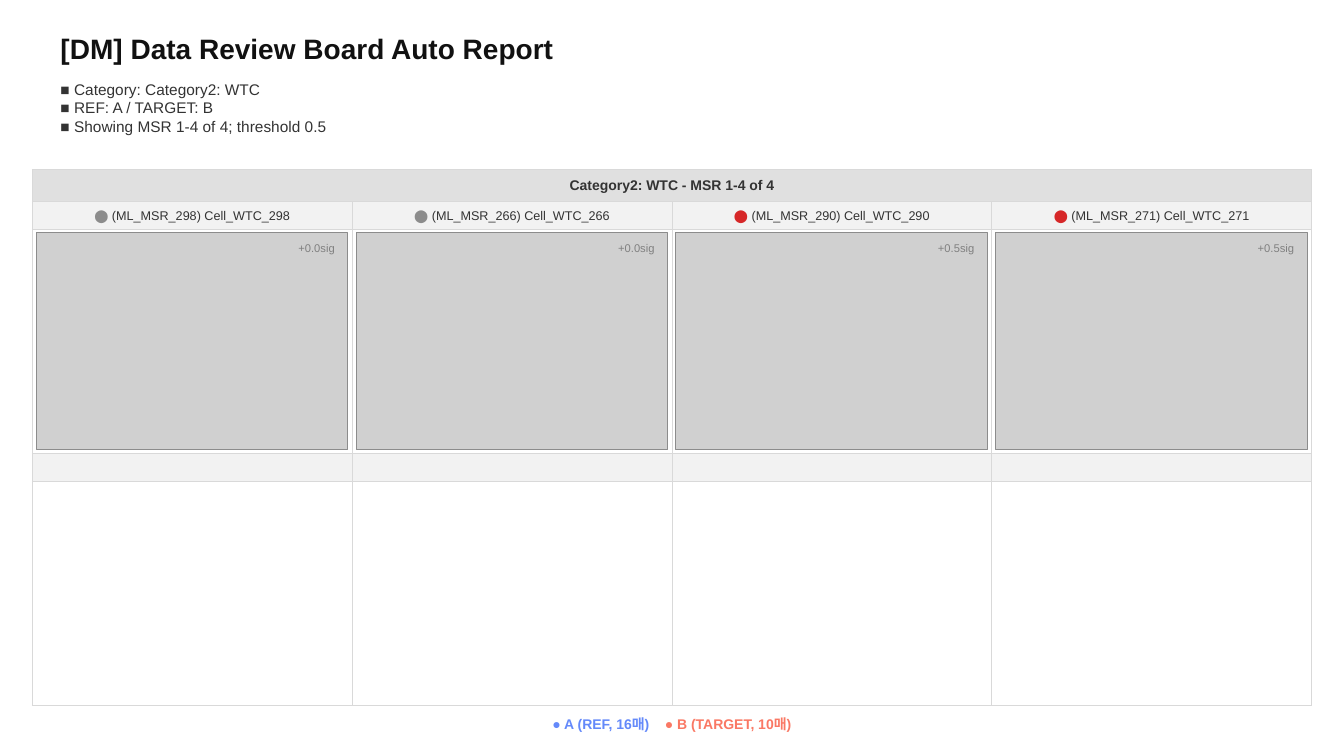
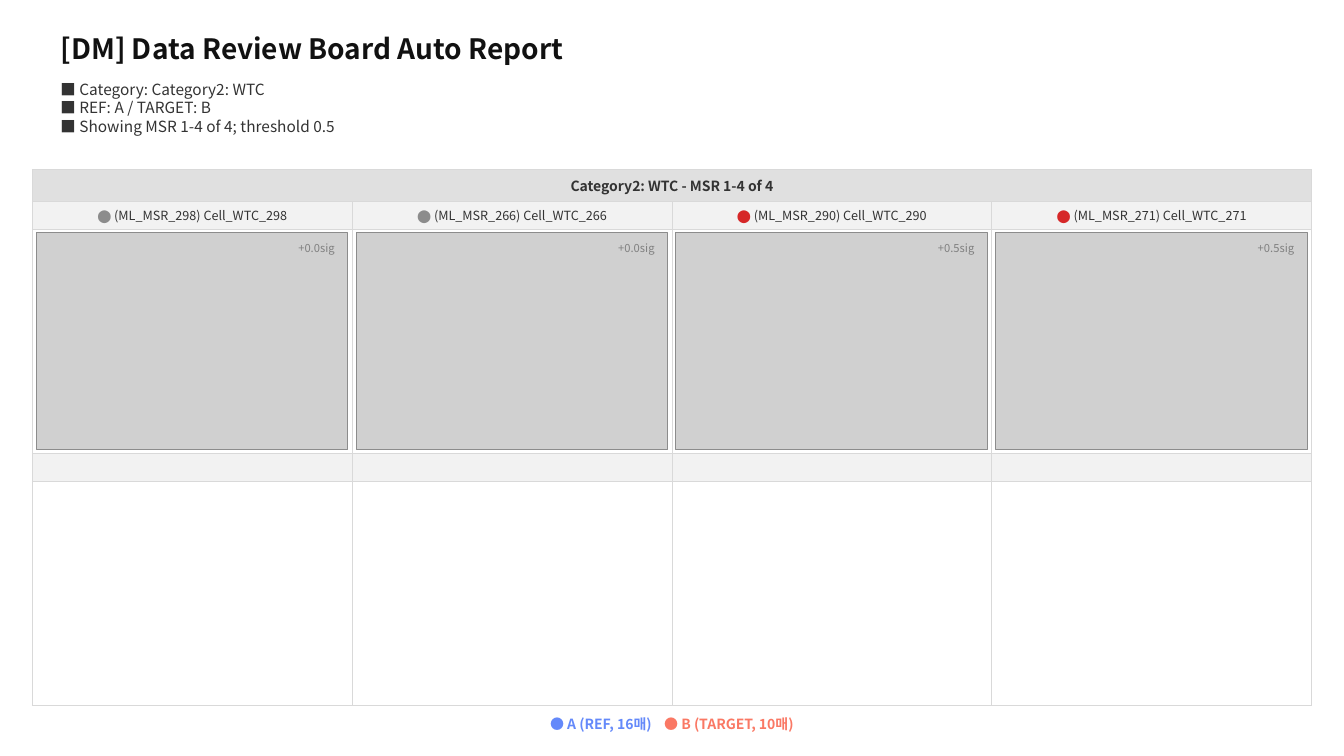
Before and after one commit to parktj4264/DRB-Code, a slide deck: slide 6 of output/sigma_summary_latest.pptx. Drawn at 1344x756 pixels with LibreOffice and Linux fonts; fonts in the diff are those of the drawing; grey boxes stand for pictures. Boxes give left, top, right and bottom in pixels: in the first picture for what was removed or moved away, otherwise in the second. Text is boxed around its words. In the diff, an @@ line names an element or a change of style, - is before the commit and + after.

```diff
--- a/output/sigma_summary_latest.pptx
+++ b/output/sigma_summary_latest.pptx
@@ table at [32, 169, 1311, 706] @@
@@ font Arial to Noto Sans CJK KR @@
@@ font Arial to Noto Sans CJK KR in 11 elements at [60, 36, 564, 65], [79, 83, 334, 136], [114, 210, 288, 223], [298, 244, 334, 255], [434, 210, 607, 223], [618, 243, 654, 255], [754, 210, 927, 222], [938, 243, 974, 255], [1074, 210, 1247, 223], [1258, 243, 1294, 255], [567, 717, 794, 732] @@
```
Also in this commit, not shown: 6 other slides changed, 15 other files.
